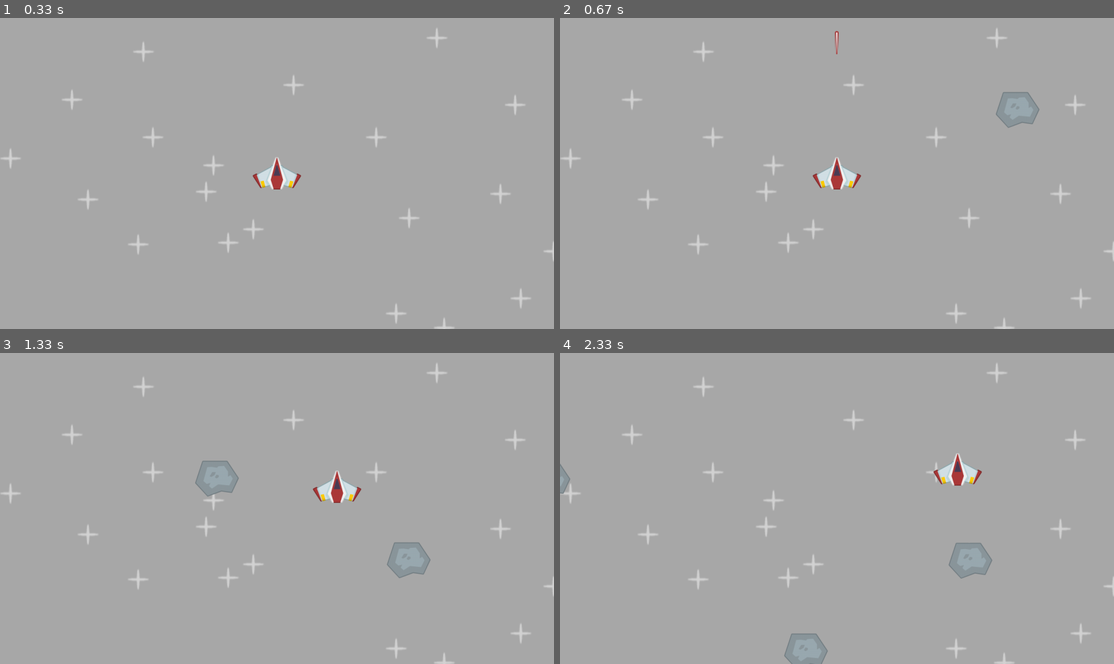
Above: before the commit, frames 1-4 (two rows, left to right).
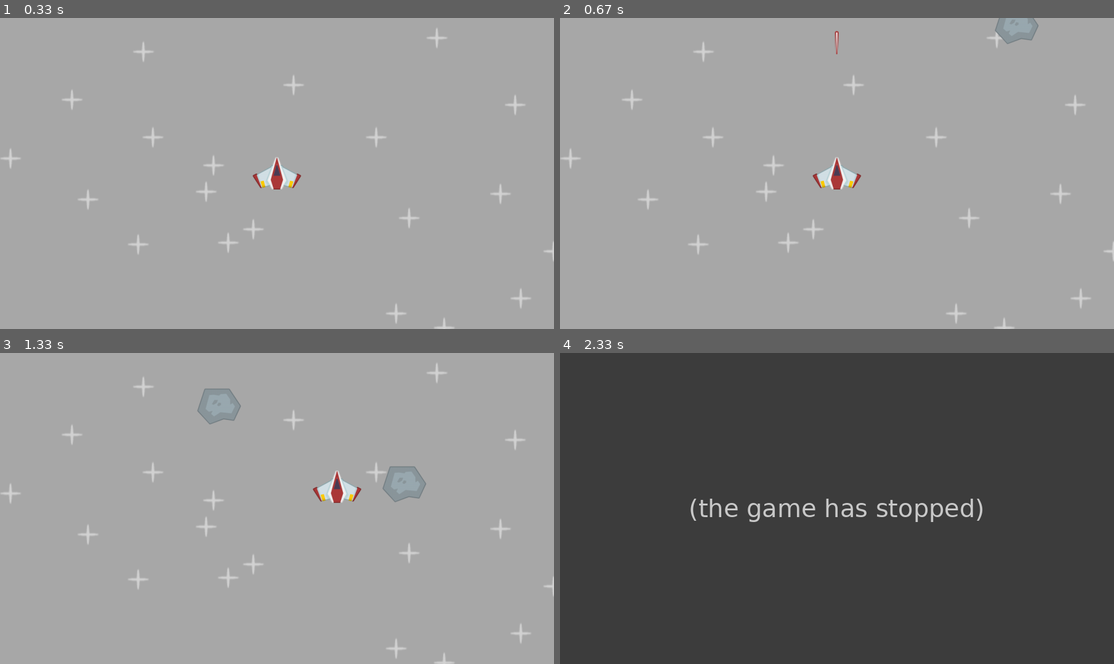
Above: after the commit, the same moments.

Repository: LubCore12/Space-Shooter-Pygame
Game: pygame game, started from code/main.py
The game is run twice, just before and just after one commit, with the same random seed, the same clock (stepped at 60 frames per second) and the same inputs.
Inputs:
- Up to frame 1 (0.33 s): no input
- Up to frame 2 (0.67 s): tap Space at 0.33 s
- Up to frame 3 (1.33 s): hold D 0.67-1.13 s; hold W from 1.17 s (still down)
- Up to frame 4 (2.33 s): release W at 1.47 s; hold D 1.5-1.97 s

Frame 1 is identical in both runs. In frame 2, 0.7% of the frame differs, in the area x 78-87%, y 0-36%; in frame 3, 1.7%; in frame 4, 100%, in the area x 0-100%, y 0-100%.
After the commit the program exited at 2.07 s; later frames show no game.

Commit message:
Collisions added

Diff:
--- a/code/main.py
+++ b/code/main.py
@@ -55,6 +55,9 @@
     def update(self, delta_time):
         self.rect.centery -= 750 * delta_time
 
+        if pygame.sprite.spritecollide(self, meteor_sprites, True):
+            self.kill()
+
         if self.rect.bottom < 0:
             self.kill()
 
@@ -68,7 +71,7 @@
         self.start_time = pygame.time.get_ticks()
         self.lifetime = 2000
         self.direction = pygame.Vector2(uniform(-0.5, 0.5), 1)
-        self.speed = 400
+        self.speed = randint(400, 500)
 
     def meteor_timer(self):
         current_time = pygame.time.get_ticks()
@@ -95,6 +98,8 @@
 surf = pygame.Surface((100, 200))
 
 all_sprites = pygame.sprite.Group()
+meteor_sprites = pygame.sprite.Group()
+
 star_surf = pygame.image.load('../images/star.png').convert_alpha()
 
 for i in range(20):
@@ -116,10 +121,13 @@
             running = False
         if event.type == meteor_event:
             x = randint(0, WINDOW_WIDTH)
-            y = randint(100, 200)
-            Meteor(meteor_surf, (x, y), all_sprites)
+            y = randint(-100, 0)
+            Meteor(meteor_surf, (x, y), (all_sprites, meteor_sprites))
 
     all_sprites.update(delta_time)
+
+    if pygame.sprite.spritecollide(player, meteor_sprites, False):
+        running = False
 
     display_surface.fill('darkgray')
     all_sprites.draw(display_surface)
Not shown, added: requirements.txt
